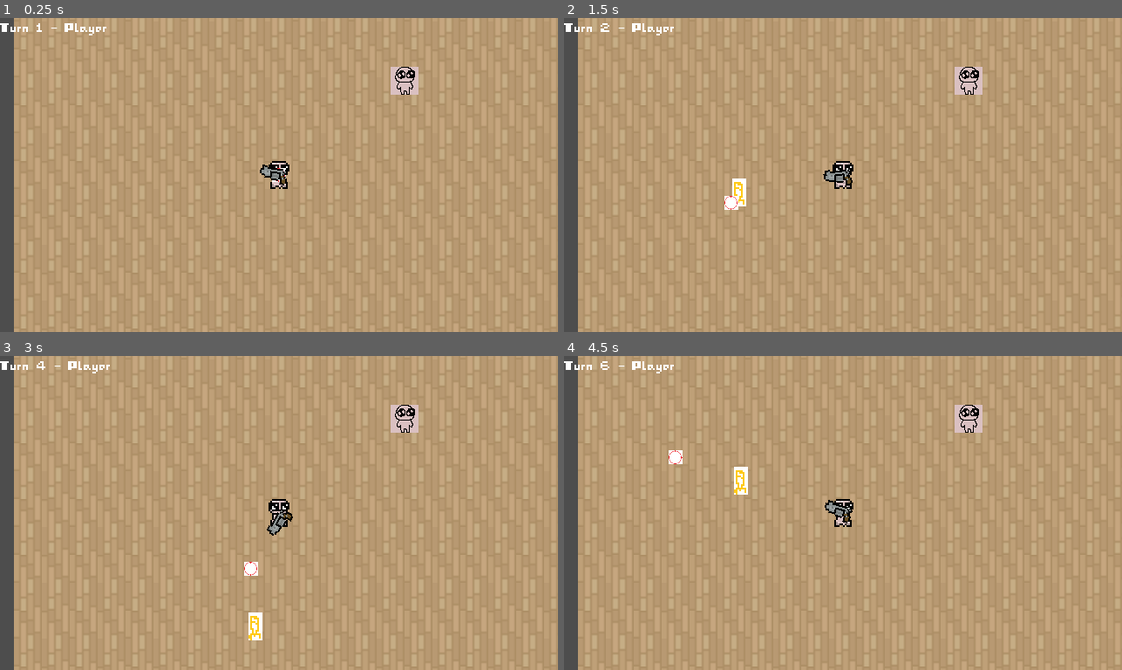
Above: before the commit, frames 1-4 (two rows, left to right).
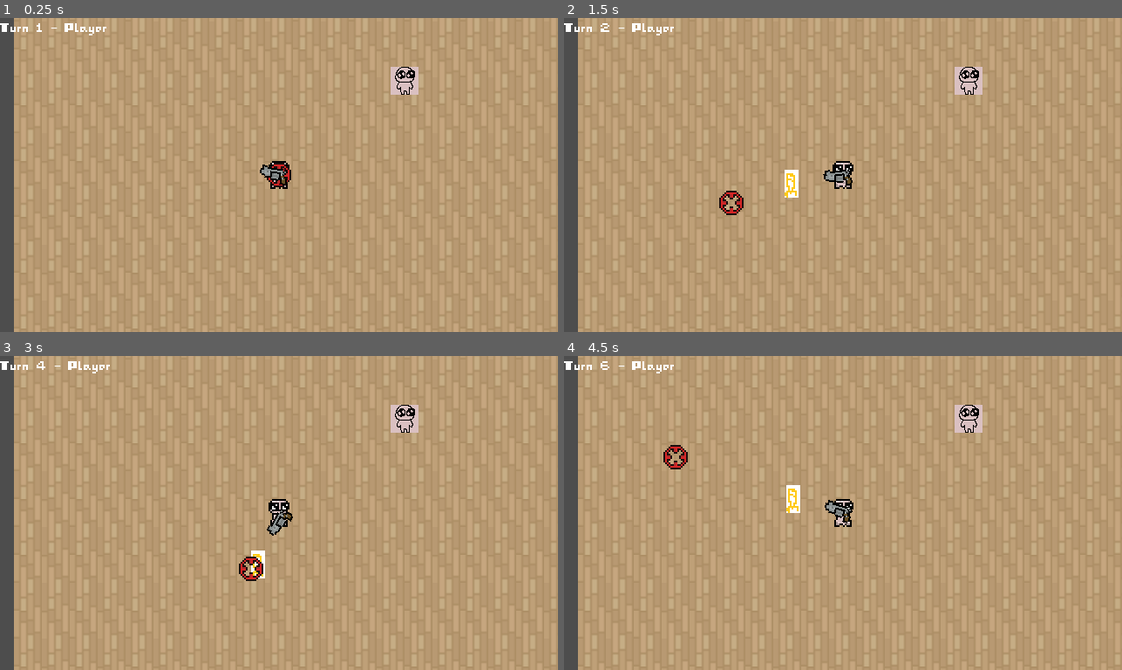
Above: after the commit, the same moments.

Repository: kernel00ps/Fauxtelja
Game: Godot game, scene res://scenes/main_scene.tscn
Two runs of this game, one before a commit and one after it. Both use one fixed random seed, a clock stepped at 60 frames per second and the inputs below.
Inputs (mouse positions are in pixels of both pictures, inside the frame that each line leads up to):
- Up to frame 1 (0.25 s): no input
- Up to frame 2 (1.5 s): tap Enter at 0.5 s; move the mouse to (965, 159) at 0.52 s; click (965, 159) at 0.67 s; move the mouse to (731, 190) at 1.27 s; click (731, 190) at 1.42 s
- Up to frame 3 (3 s): move the mouse to (334, 443) at 2.02 s; click (334, 443) at 2.17 s; tap Space at 2.75 s; move the mouse to (251, 575) at 2.77 s; click (251, 575) at 2.92 s
- Up to frame 4 (4.5 s): tap Enter at 3.5 s; move the mouse to (1010, 560) at 3.52 s; click (1010, 560) at 3.67 s; move the mouse to (675, 465) at 4.27 s; click (675, 465) at 4.42 s

The runs differ from the first frame. In frame 1, 0.1% of the frame differs, in the area x 47-53%, y 46-54%; in frame 2, 0.6%; in frame 3, 0.6%; in frame 4, 0.7%, in the area x 17-43%, y 28-50%.

Commit message:
Blood Explosion

Diff:
--- /dev/null
+++ b/skcgamejam2025/assets/particles/bullet_explosion.gd
@@ -0,0 +1,15 @@
+extends GPUParticles2D
+
+func _ready() -> void:
+	finished.connect(_on_particles_finished)
+
+func _on_particles_finished() -> void:
+	print("SELF-FREEING PARTICLES")
+	stop()
+	queue_free()
+
+func stop() -> void:
+	emitting = false
+	one_shot = true
+	emitting = true
+	emitting = false
--- /dev/null
+++ b/skcgamejam2025/assets/particles/bullet_explosion.tscn
@@ -0,0 +1,33 @@
+[gd_scene load_steps=6 format=3 uid="uid://ct2kwkshmm22q"]
+
+[sub_resource type="Gradient" id="Gradient_x841b"]
+offsets = PackedFloat32Array(0.5, 0.844118)
+colors = PackedColorArray(0.720467, 0.720468, 0.720467, 1, 1, 1, 1, 0)
+
+[sub_resource type="GradientTexture1D" id="GradientTexture1D_lw7uv"]
+gradient = SubResource("Gradient_x841b")
+
+[sub_resource type="Curve" id="Curve_x841b"]
+_data = [Vector2(0, 1), 0.0, 0.0, 0, 0, Vector2(0.636612, 0), 0.0, 0.0, 0, 0]
+point_count = 2
+
+[sub_resource type="CurveTexture" id="CurveTexture_lw7uv"]
+curve = SubResource("Curve_x841b")
+
+[sub_resource type="ParticleProcessMaterial" id="ParticleProcessMaterial_x841b"]
+lifetime_randomness = 0.33
+particle_flag_disable_z = true
+spread = 180.0
+initial_velocity_min = 50.0
+initial_velocity_max = 140.0
+gravity = Vector3(0, 0, 0)
+scale_curve = SubResource("CurveTexture_lw7uv")
+color_ramp = SubResource("GradientTexture1D_lw7uv")
+
+[node name="GPUParticles2D" type="GPUParticles2D"]
+modulate = Color(0.974294, 0.410186, 0.530953, 1)
+self_modulate = Color(0.943791, 0, 0.152421, 1)
+amount = 50
+amount_ratio = 0.962
+explosiveness = 1.0
+process_material = SubResource("ParticleProcessMaterial_x841b")
--- a/skcgamejam2025/scenes/bulltet.tscn
+++ b/skcgamejam2025/scenes/bulltet.tscn
@@ -1,13 +1,15 @@
-[gd_scene load_steps=4 format=3 uid="uid://btskpdqy7wl1g"]
+[gd_scene load_steps=5 format=3 uid="uid://btskpdqy7wl1g"]
 
 [ext_resource type="Script" uid="uid://eityohl6hjkn" path="res://scripts/bulltet.gd" id="1_1xjik"]
 [ext_resource type="Texture2D" uid="uid://cp6nlfxp6ao0w" path="res://assets/bullet.png" id="1_7qaof"]
+[ext_resource type="PackedScene" uid="uid://ct2kwkshmm22q" path="res://assets/particles/bullet_explosion.tscn" id="2_7c61c"]
 
 [sub_resource type="RectangleShape2D" id="RectangleShape2D_1xjik"]
 size = Vector2(8, 16)
 
-[node name="Bulltet" type="CharacterBody2D"]
+[node name="Bulltet" type="Area2D"]
 script = ExtResource("1_1xjik")
+explosion_effect = ExtResource("2_7c61c")
 
 [node name="Sprite2D" type="Sprite2D" parent="."]
 texture_filter = 1
--- a/skcgamejam2025/scenes/player.tscn
+++ b/skcgamejam2025/scenes/player.tscn
@@ -2,8 +2,8 @@
 
 [ext_resource type="Script" uid="uid://64gpfnd5lm7r" path="res://scripts/player.gd" id="1_g2els"]
 [ext_resource type="Texture2D" uid="uid://duwklju7v8ysa" path="res://assets/shonja_16x16.png" id="2_qhqgy"]
-[ext_resource type="Texture2D" uid="uid://d6iro507vjcs" path="res://assets/marker.png" id="3_qhqgy"]
-[ext_resource type="Texture2D" uid="uid://cn814yyyetjhe" path="res://assets/target.png" id="5_qlg0r"]
+[ext_resource type="Texture2D" uid="uid://bw5thdjctug30" path="res://assets/tile indicators/indicator_move_straight.png" id="3_qlg0r"]
+[ext_resource type="Texture2D" uid="uid://kul5t3r60ad4" path="res://assets/tile indicators/indicator_aim.png" id="4_qlg0r"]
 [ext_resource type="PackedScene" uid="uid://baray28svm6kc" path="res://scenes/gun.tscn" id="5_tuyoq"]
 
 [sub_resource type="RectangleShape2D" id="RectangleShape2D_u8vuu"]
@@ -113,8 +113,7 @@
 
 [node name="Marker" type="Sprite2D" parent="."]
 texture_filter = 1
-scale = Vector2(0.25, 0.25)
-texture = ExtResource("3_qhqgy")
+texture = ExtResource("3_qlg0r")
 
 [node name="Camera2D" type="Camera2D" parent="."]
 zoom = Vector2(2, 2)
@@ -122,8 +121,7 @@
 
 [node name="Target" type="Sprite2D" parent="."]
 texture_filter = 1
-scale = Vector2(0.25, 0.25)
-texture = ExtResource("5_qlg0r")
+texture = ExtResource("4_qlg0r")
 
 [node name="Gun" parent="." instance=ExtResource("5_tuyoq")]
 position = Vector2(9, 0)
--- a/skcgamejam2025/scripts/bulltet.gd
+++ b/skcgamejam2025/scripts/bulltet.gd
@@ -1,13 +1,36 @@
-extends CharacterBody2D
+extends Area2D
 
 class_name Bullet
 
-var direction = 0.0
+@export var explosion_effect: PackedScene  # Explosive effect scene to be instanced
+@onready var sprite = $Sprite2D
 
-func _physics_process(delta: float) -> void:
-	velocity = Vector2(Globals.BULLET_SPEED, 0).rotated(direction)
-	move_and_slide()
+var direction: Vector2 = Vector2.ZERO  # Bullet direction vector
+var speed: float = 400.0  # Bullet speed
 
-func _ready() -> void:
-	await get_tree().create_timer(5.0).timeout
-	queue_free()
+func _ready():
+	connect("body_entered", _on_collision)
+
+func _process(delta: float) -> void:
+	position += direction * speed * delta
+
+func _on_collision(body: Node) -> void:
+	if body is EnemyUnit:
+		_explode(body)
+		queue_free()
+
+func _explode(enemy : EnemyUnit) -> void:
+	var explosion = explosion_effect.instantiate()
+	explosion.position = position
+	explosion.emitting = false
+	explosion.one_shot = true
+	explosion.emitting = true
+
+	get_parent().add_child(explosion)
+
+	explosion.finished.connect( OnFinishedParticle.bind( explosion ) )
+
+
+func OnFinishedParticle( explosion ):
+	remove_child( explosion )
+	explosion.queue_free()
--- a/skcgamejam2025/scripts/gun.gd
+++ b/skcgamejam2025/scripts/gun.gd
@@ -13,6 +13,11 @@
 
 func fire() -> void:
 	var bullet: Bullet = bullet_path.instantiate()
-	bullet.direction = pivot.rotation
-	bullet.position = sprite.get_global_position()  # Fire from the gun barrel's tip
-	get_tree().current_scene.add_child(bullet)  # Don't parent it to the gun!
+	# Convert the gun's rotation to a direction (Vector2)
+	bullet.direction = Vector2(cos(pivot.rotation), sin(pivot.rotation))  # Direction based on angle
+
+	# Fire from the gun barrel's tip (position of the sprite + any offset for the barrel)
+	bullet.position = sprite.get_global_position()
+
+	# Add the bullet to the scene (parent it to the current scene)
+	get_tree().current_scene.add_child(bullet)
--- a/skcgamejam2025/scripts/player.gd
+++ b/skcgamejam2025/scripts/player.gd
@@ -34,7 +34,7 @@
 
 	if is_adjacent and viewport_rect.has_point(target_tile):
 		marker.global_position = target_tile + Vector2(Globals.TILE_SIZE, Globals.TILE_SIZE) / 2
-		marker.rotation = delta_tile.angle() + deg_to_rad(90.0)
+		marker.rotation = delta_tile.angle() -deg_to_rad(90.0)
 		marker.visible = true
 		target.visible = false
 	elif not is_adjacent and not action_performed and viewport_rect.has_point(target_tile) and current_tile != target_tile:
Not shown, added: skcgamejam2025/assets/particles/bullet_explosion.gd.uid
Not shown, added: skcgamejam2025/assets/tile indicators/indicator_aim.png.import
Not shown, added: skcgamejam2025/assets/tile indicators/indicator_move_diagonal.png.import
Not shown, added: skcgamejam2025/assets/tile indicators/indicator_move_straight.png.import
Not shown, added: skcgamejam2025/assets/ui/alien_empty.png.import
Not shown, added: skcgamejam2025/assets/ui/alien_full.png.import
Not shown, added: skcgamejam2025/assets/ui/bullet_empty.png.import
Not shown, added: skcgamejam2025/assets/ui/bullet_full.png.import
Not shown, added: skcgamejam2025/assets/ui/evil_sofa_empty.png.import
Not shown, added: skcgamejam2025/assets/ui/evil_sofa_full.png.import
